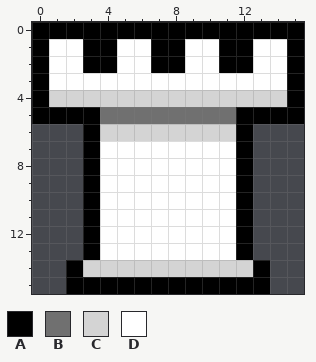
Pixel-art file -- arts/pieces/tower16.ase. Above, as it was before the edit.
16x16 pixels, 1 frame.
Palette (. is transparent): A #000000  B #707070  C #d4d4d4  D #ffffff
Pixels before, first column x 0:
 0 AAAAAAAAAAAAAAAA
 1 ADDAADDAADDAADDA
 2 ADDAADDAADDAADDA
 3 ADDDDDDDDDDDDDDA
 4 ACCCCCCCCCCCCCCA
 5 AAAABBBBBBBBAAAA
 6 ...ACCCCCCCCA...
 7 ...ADDDDDDDDA...
 8 ...ADDDDDDDDA...
 9 ...ADDDDDDDDA...
10 ...ADDDDDDDDA...
11 ...ADDDDDDDDA...
12 ...ADDDDDDDDA...
13 ...ADDDDDDDDA...
14 ..ACCCCCCCCCCA..
15 ..AAAAAAAAAAAA..
Now the later version:
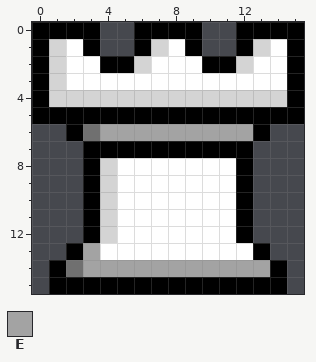
Colours new in this view: E #a3a3a3
Difference:
y 0: x 4..5 AA -> ..; x 10..11 AA -> ..
y 1: x 1 D -> C; x 4..11 ADDAADDA -> ..ACDA..; x 13 D -> C
y 2: x 1 D -> C; x 3 A -> D; x 5..8 DDAA -> ACDD; x 10 D -> A; x 12 A -> C
y 3: x 1 D -> C
y 5: x 4..11 BBBBBBBB -> AAAAAAAA
y 6: x 2..13 .ACCCCCCCCA. -> ABEEEEEEEEEA
y 7: x 4..11 DDDDDDDD -> AAAAAAAA
y 8..12: x 4 D -> C
y 13: x 2..3 .A -> AE; x 12..13 A. -> DA
y 14: x 1..14 .ACCCCCCCCCCA. -> ABEEEEEEEEEEEA
y 15: x 1 . -> A; x 14 . -> A
Pixel boxes of the changes (left, top, right, bottom) in both pictures:
changed: (49, 22, 287, 294)
